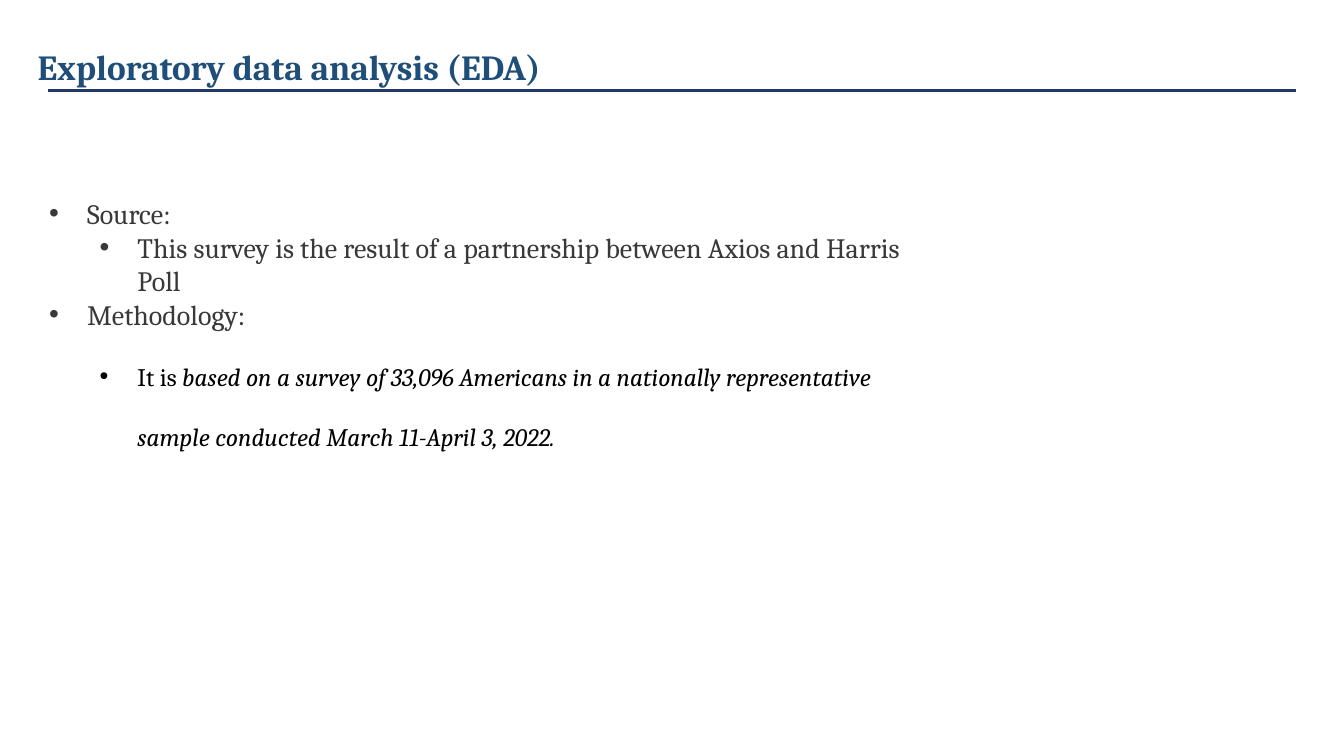
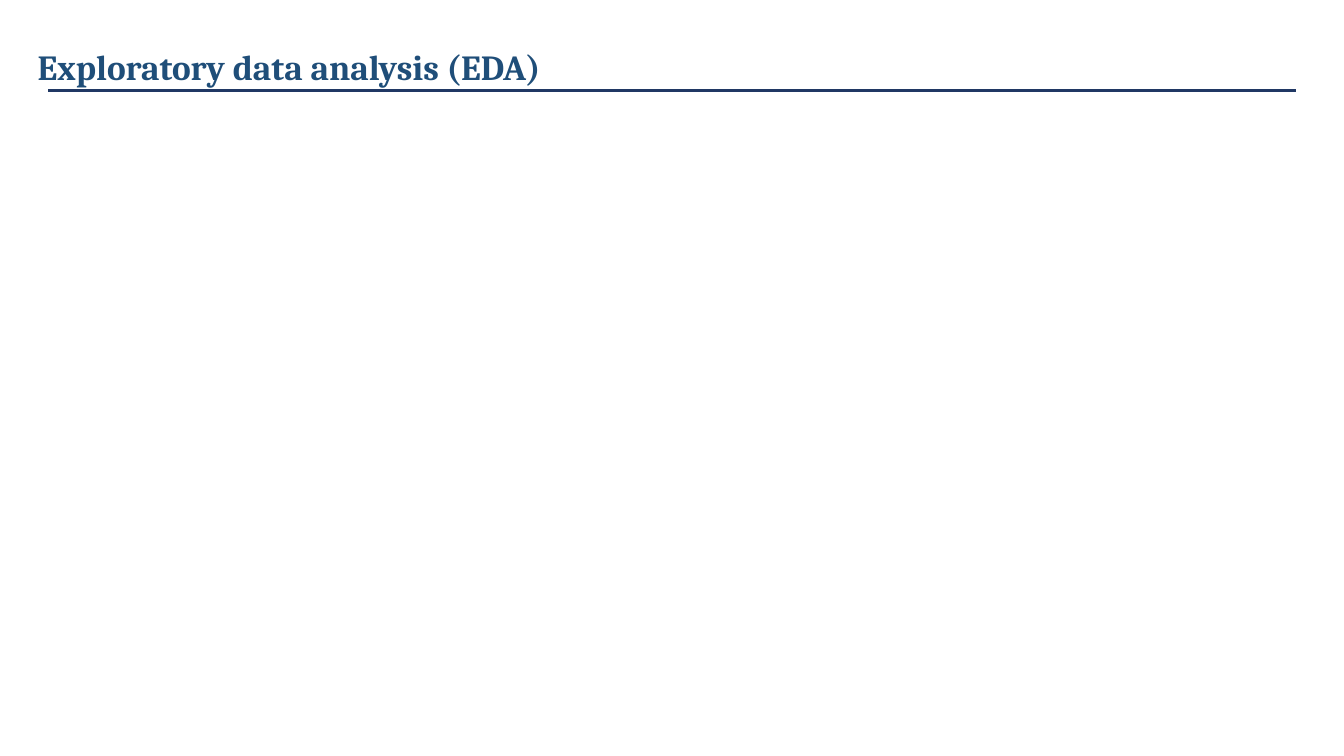
Before and after one commit to aeprogress/company-reputation-poll-eda, a slide deck: slide 4 of presentation/Presentation2.pptx. Drawn at 1344x756 pixels with LibreOffice and Linux fonts; fonts in the diff are those of the drawing. Boxes give left, top, right and bottom in pixels: in the first picture for what was removed or moved away, otherwise in the second. Text is boxed around its words. In the diff, an @@ line names an element or a change of style, - is before the commit and + after.

Commit message:
more slides

```diff
--- a/presentation/Presentation2.pptx
+++ b/presentation/Presentation2.pptx
@@ text removed at (x1=87, y1=205, x2=900, y2=452) @@
-• Source:
-  • This survey is the result of a partnership between Axios and Harris Poll
-• Methodology:
-  • It is based on a survey of 33,096 Americans in a nationally representative sample conducted March 11-April 3, 2022.
```
Also in this commit, not shown: 1 other slide changed, 4 slides added.
